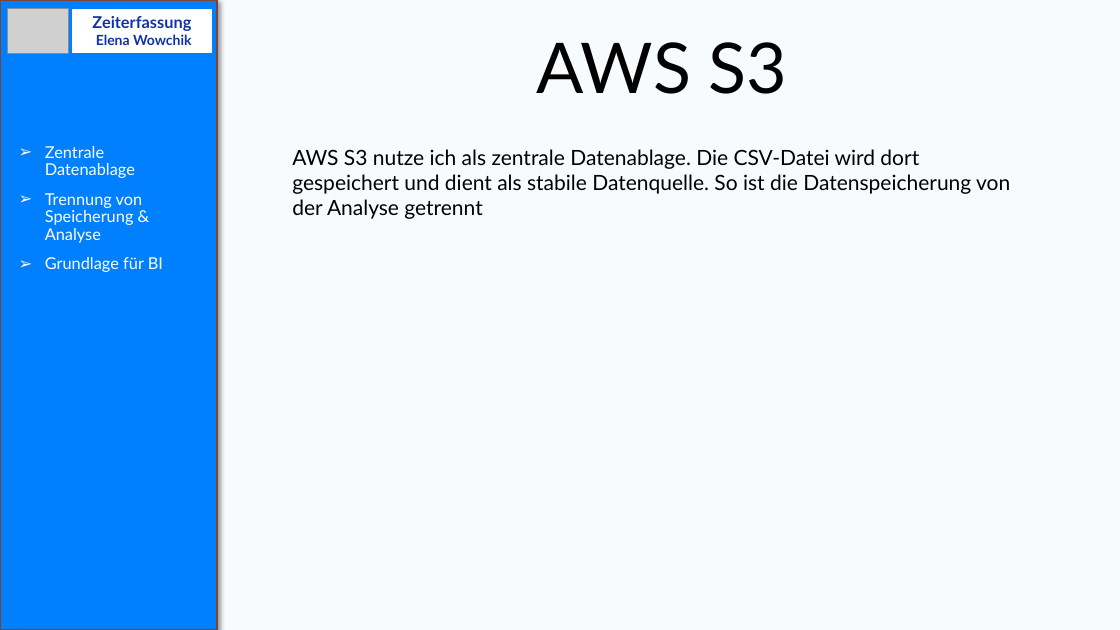
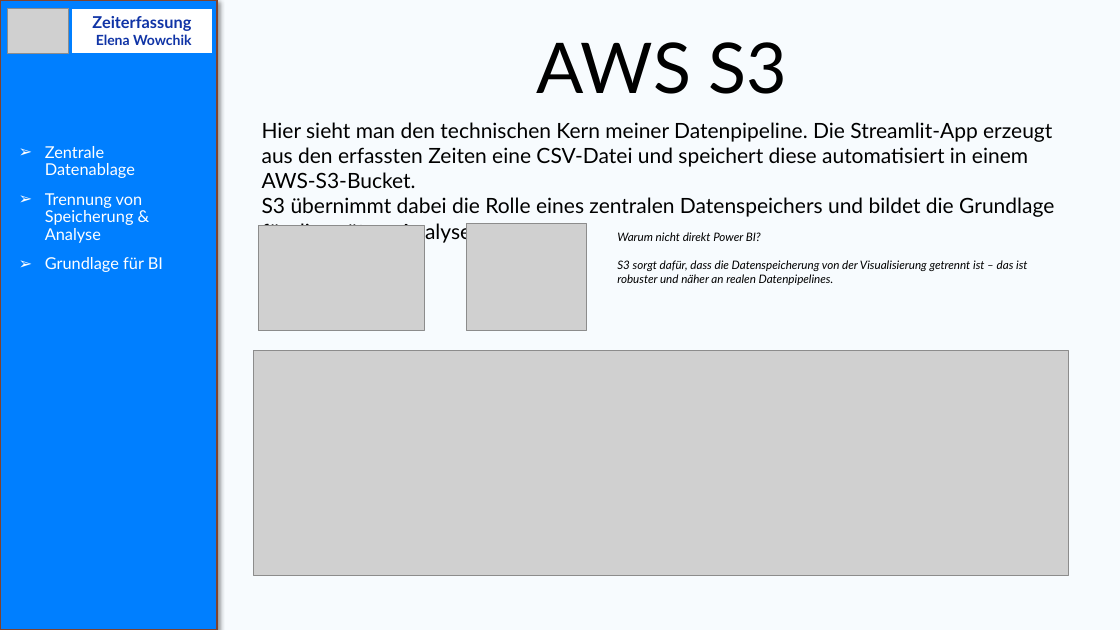
Before and after one commit to Elena-Wowchik/Projekt_Zeiterfassung, a slide deck: slide 5 of zeiterfassung_Projekt_Präsentation.pptx (slide 6 before the commit). Drawn at 1120x630 pixels with LibreOffice and Linux fonts; fonts in the diff are those of the drawing; grey boxes stand for pictures. Boxes give left, top, right and bottom in pixels: in the first picture for what was removed or moved away, otherwise in the second. Text is boxed around its words. In the diff, an @@ line names an element or a change of style, - is before the commit and + after.

```diff
--- a/zeiterfassung_Projekt_Präsentation.pptx
+++ b/zeiterfassung_Projekt_Präsentation.pptx
@@ text at (262,122,1054,226): text changed @@
-AWS S3 nutze ich als zentrale Datenablage. Die CSV-Datei wird dort gespeichert und dient als stabile Datenquelle. So ist die Datenspeicherung von der Analyse getrennt
+Hier sieht man den technischen Kern meiner Datenpipeline. Die Streamlit-App erzeugt aus den erfassten Zeiten eine CSV-Datei und speichert diese automatisiert in einem AWS-S3-Bucket.
+S3 übernimmt dabei die Rolle eines zentralen Datenspeichers und bildet die Grundlage für die spätere Analyse in Power BI
@@ picture added at (259,226,425,331) @@
@@ picture added at (466,223,586,331) @@
@@ text added at (617,232,1027,285), 10 pt, text #000000, italic @@
+Warum nicht direkt Power BI?
+S3 sorgt dafür, dass die Datenspeicherung von der Visualisierung getrennt ist – das ist robuster und näher an realen Datenpipelines.
@@ picture added at (254,350,1069,576) @@
```
Also in this commit, not shown: 7 other slides changed, 1 slide added, 4 other files.
